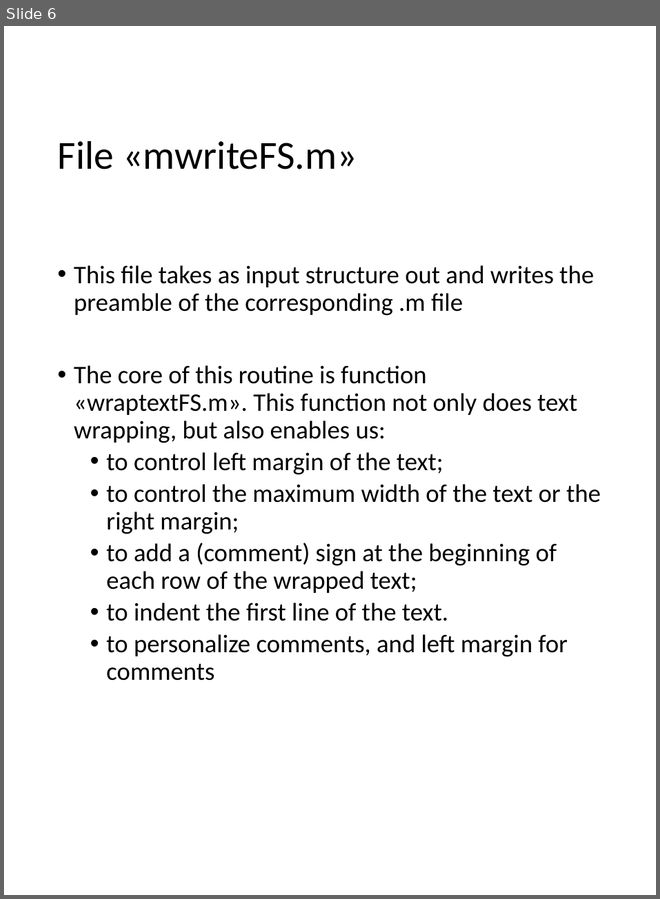
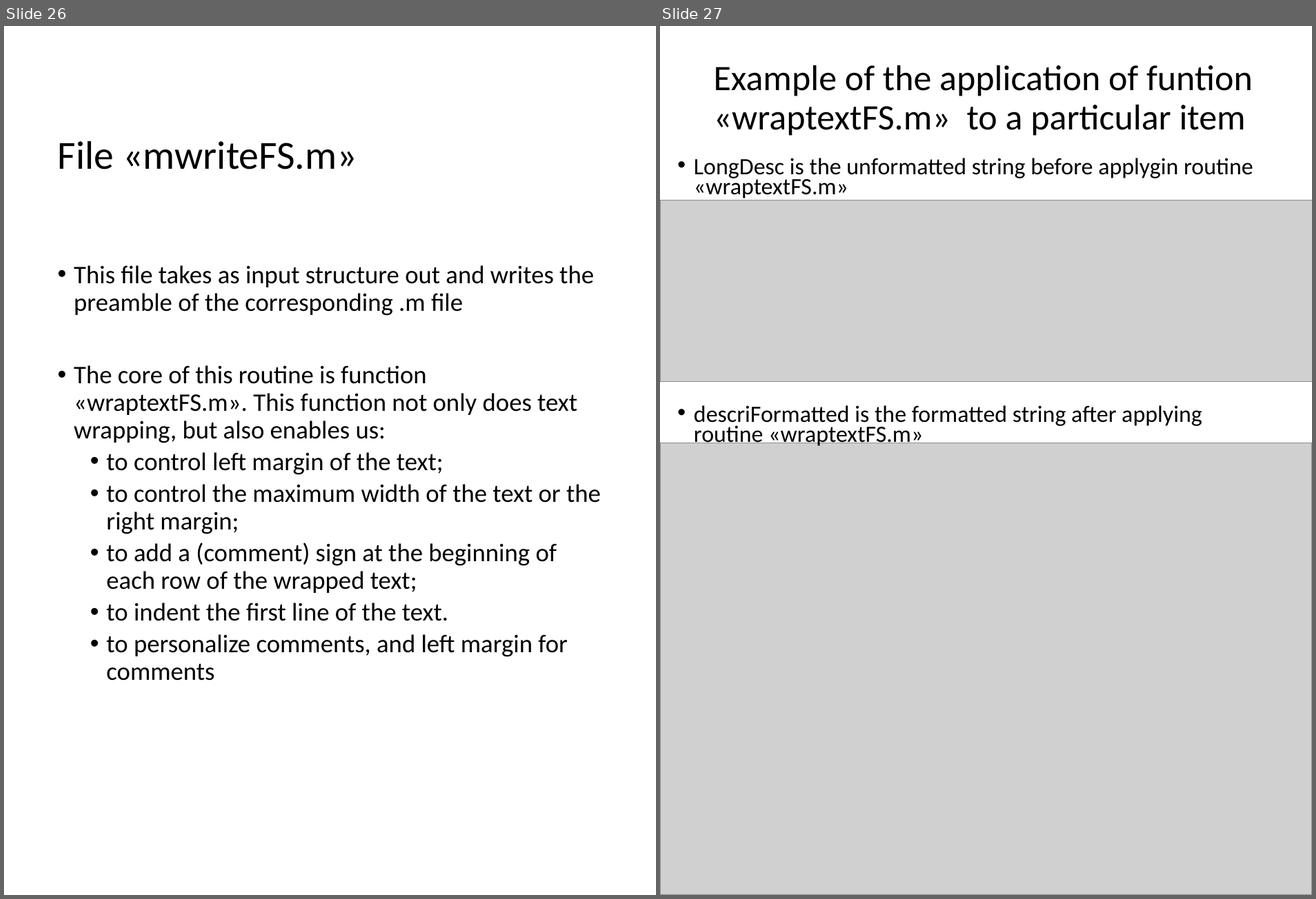
Before and after one commit to UniprJRC/FSDA, a slide deck: utilities_help/FlowChart.pptx. Shown side by side, each under a label of ours: slide 6 before the commit, slides 26 and 27 after it. The pictures are 660x899 and 1316x899 pixels, drawn with LibreOffice and Linux fonts; fonts in the diff are those of the drawing; grey boxes stand for pictures. Boxes give left, top, right and bottom in pixels: in the first picture for what was removed or moved away, otherwise in the second. Text is boxed around its words. In the diff, an @@ line names an element or a change of style, - is before the commit and + after.

```diff
--- a/utilities_help/FlowChart.pptx
+++ b/utilities_help/FlowChart.pptx
@@ slide 27 added at (x1=660, y1=26, x2=1312, y2=895), background #FFFFFF @@
@@ title added at (x1=714, y1=65, x2=1253, y2=136), 29.7 pt, text #000000 @@
+Example of the application of funtion «wraptextFS.m» to a particular item
@@ text added at (x1=694, y1=158, x2=1253, y2=198), 19.4 pt, text #000000 @@
+• LongDesc is the unformatted string before applygin routine «wraptextFS.m»
@@ picture added at (x1=660, y1=201, x2=1312, y2=383) @@
@@ text added at (x1=694, y1=405, x2=1202, y2=448), 19.4 pt, text #000000 @@
+• descriFormatted is the formatted string after applying routine «wraptextFS.m»
@@ picture added at (x1=660, y1=443, x2=1312, y2=895) @@
@@ what was slide 6 is now slide 26 @@
```
Also in this commit, not shown: 2 slides changed, 22 other slides added, 5 other files.
